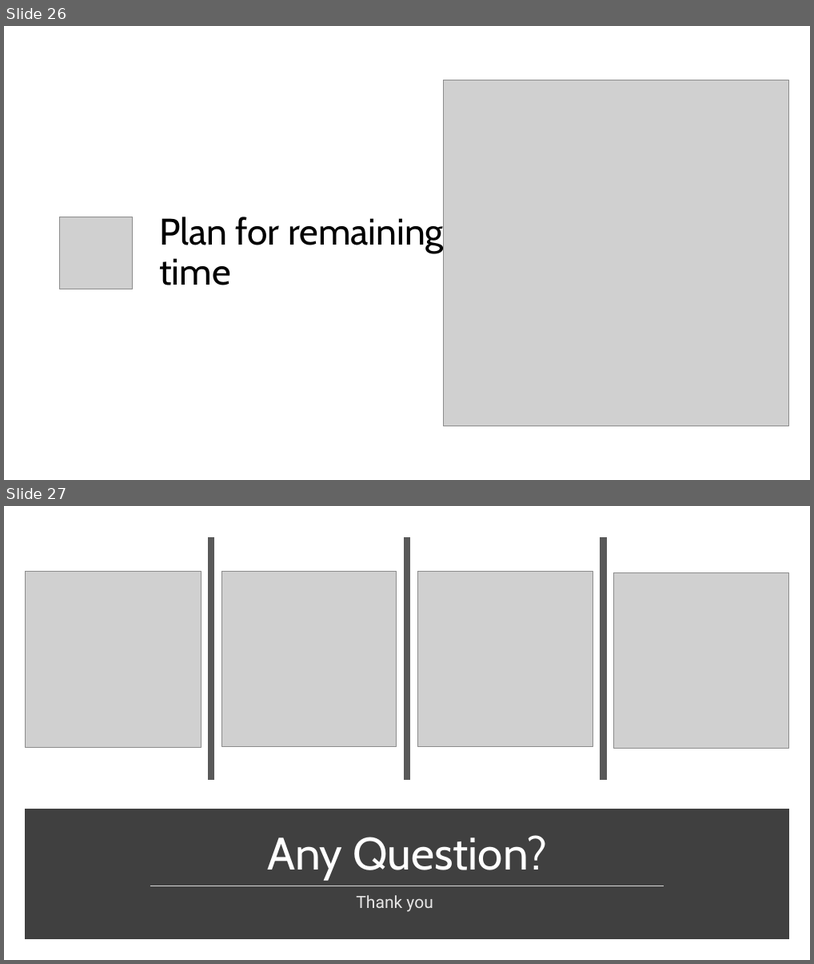
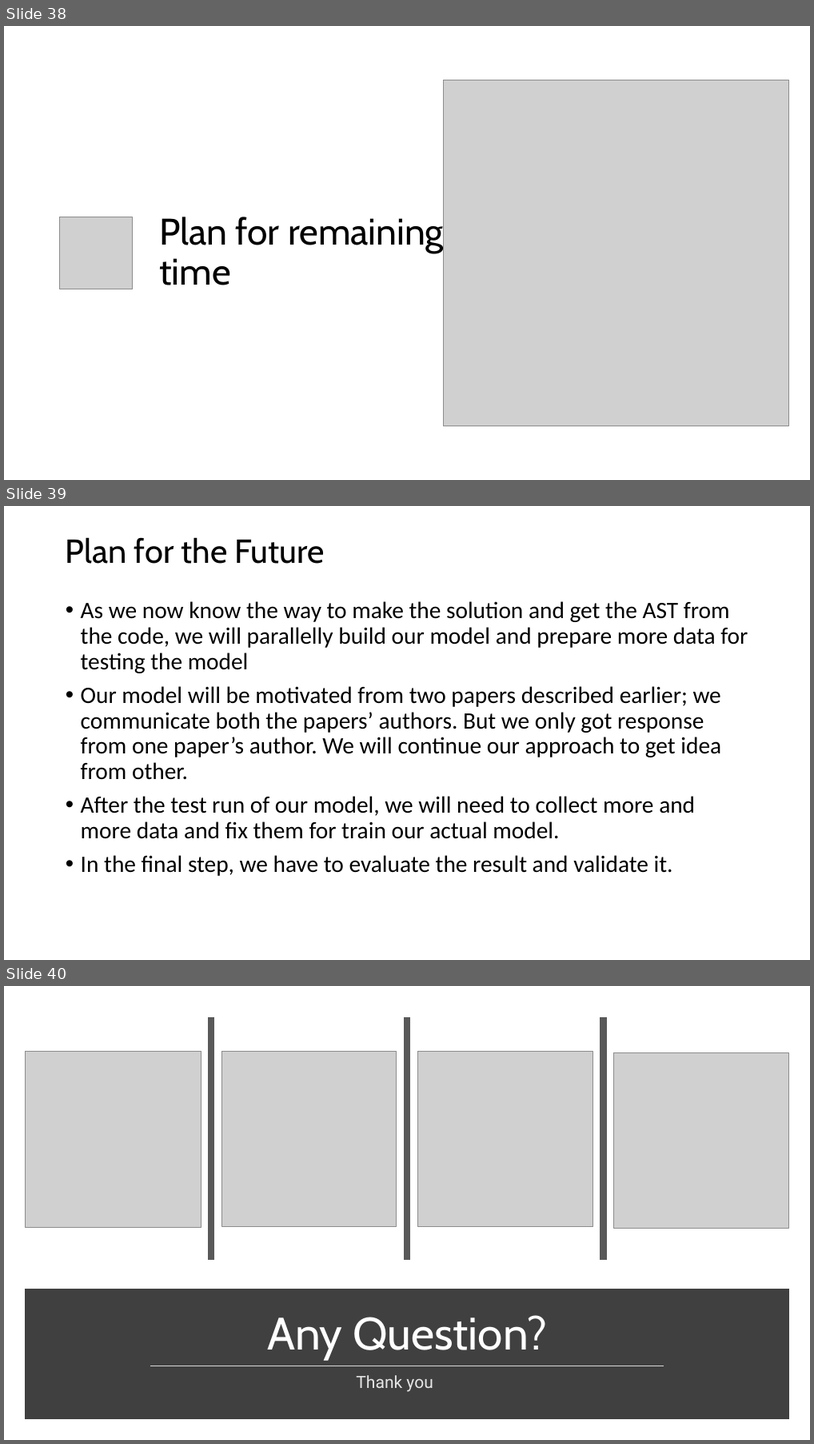
Before and after one commit to lsiddiqsunny/Undergraduate-Thesis, a slide deck: Presentation/SQL Vulnerability after 4-1 mid [Autosaved].pptx. Shown one above the other, each under a label of ours: slides 26 and 27 before the commit, slides 38, 39 and 40 after it. The pictures are 814x964 and 814x1444 pixels, drawn with LibreOffice and Linux fonts; fonts in the diff are those of the drawing; grey boxes stand for pictures. Boxes give left, top, right and bottom in pixels: in the first picture for what was removed or moved away, otherwise in the second. Text is boxed around its words. In the diff, an @@ line names an element or a change of style, - is before the commit and + after.

Commit message:
Updated presentation

```diff
--- a/Presentation/SQL Vulnerability after 4-1 mid [Autosaved].pptx
+++ b/Presentation/SQL Vulnerability after 4-1 mid [Autosaved].pptx
@@ slide 39 added at [4,506,810,960], background #FFFFFF @@
@@ title added at [66,537,325,564], 39.6 pt, text #000000 @@
+Plan for the Future
@@ text added at [81,601,748,876], 28 pt, text #000000 @@
+• As we now know the way to make the solution and get the AST from the code, we will parallelly build our model and prepare more data for testing the model
+• Our model will be motivated from two papers described earlier; we communicate both the papers’ authors. But we only got response from one paper’s author. We will continue our approach to get idea from other.
+• After the test run of our model, we will need to collect more and more data and fix them for train our actual model.
+• In the final step, we have to evaluate the result and validate it.
@@ what was slide 26 is now slide 38 @@
@@ what was slide 27 is now slide 40 @@
```
Also in this commit, not shown: 12 other slides added.
